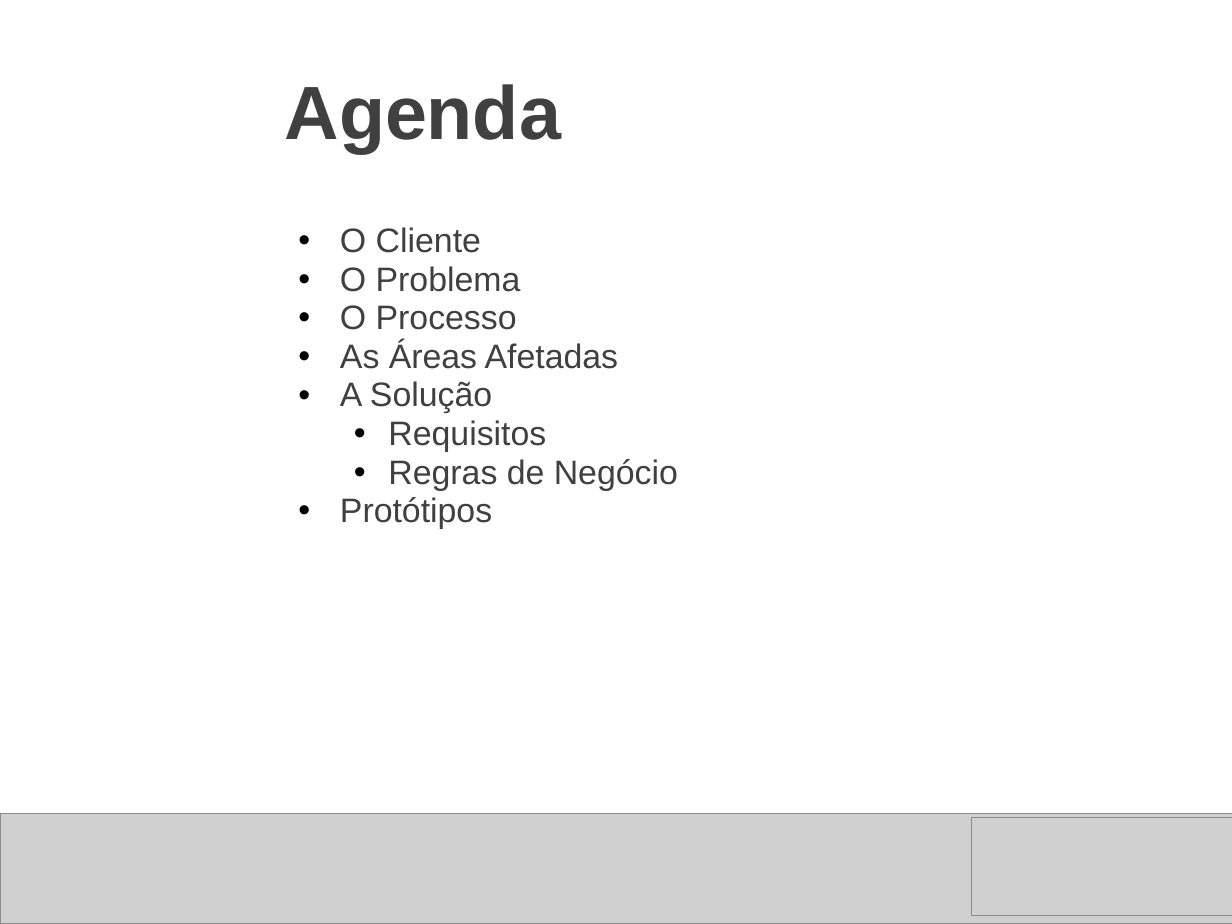
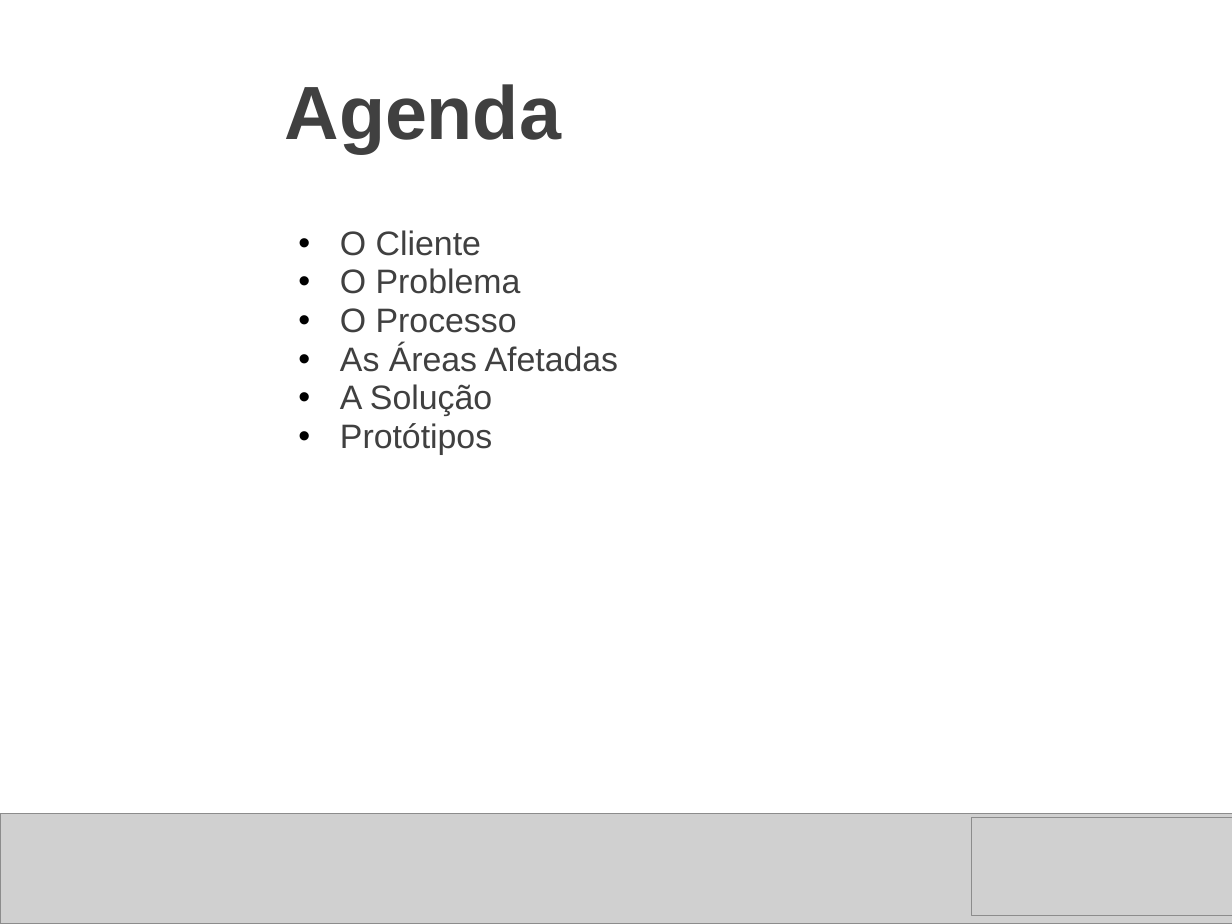
Before and after one commit to thiagoalvsantos/sabrh, a slide deck: slide 2 of Concepção/projeto_final_sabrh_apresentacao_proposta.ppt. Drawn at 1232x924 pixels with LibreOffice and Linux fonts; fonts in the diff are those of the drawing; grey boxes stand for pictures; background and template pictures are left out. Boxes give left, top, right and bottom in pixels: in the first picture for what was removed or moved away, otherwise in the second. Text is boxed around its words. In the diff, an @@ line names an element or a change of style, - is before the commit and + after.

```diff
--- a/Concepção/projeto_final_sabrh_apresentacao_proposta.ppt
+++ b/Concepção/projeto_final_sabrh_apresentacao_proposta.ppt
@@ text at bbox=[388, 420, 678, 490]: paragraphs removed @@
-    • Requisitos
-    • Regras de Negócio
```
Also in this commit, not shown: 1 other slide changed, 2 other files.
